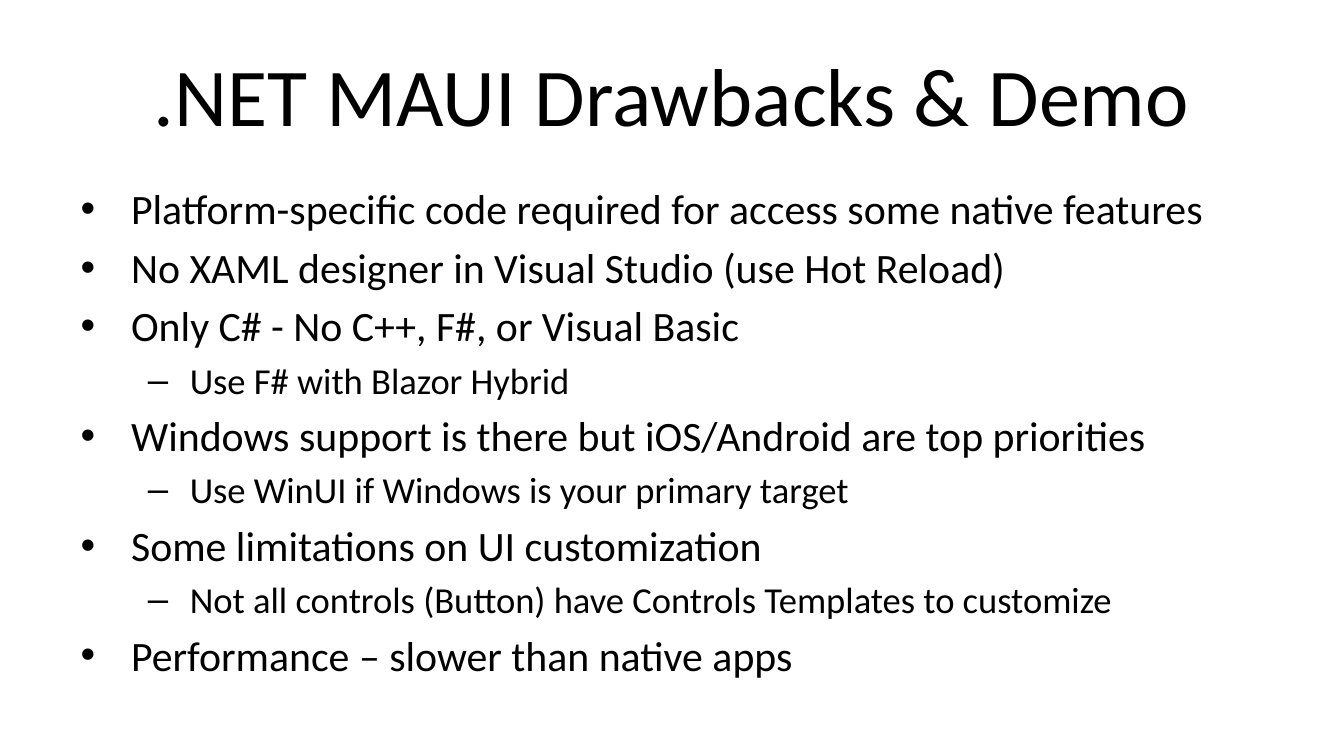
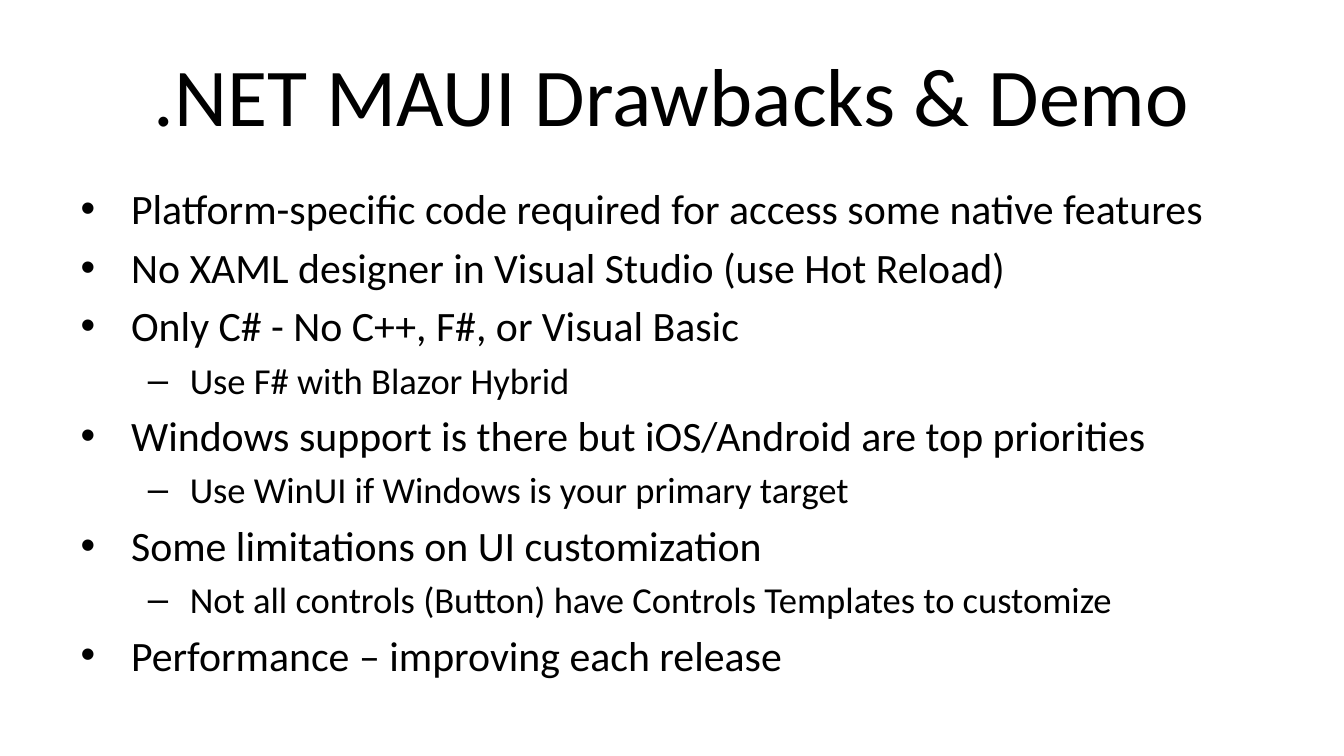
Before and after one commit to alvinashcraft/speaking, a slide deck: slide 16 of 2024/0806_VSLiveRedmond/WindowsDevOptions/VSLMSHQ24_Building a Native Windows App_AlvinAshcraft.pptx. Drawn at 1344x756 pixels with LibreOffice and Linux fonts; fonts in the diff are those of the drawing; background and template pictures are left out. Boxes give left, top, right and bottom in pixels: in the first picture for what was removed or moved away, otherwise in the second. Text is boxed around its words. In the diff, an @@ line names an element or a change of style, - is before the commit and + after.

```diff
--- a/2024/0806_VSLiveRedmond/WindowsDevOptions/VSLMSHQ24_Building a Native Windows App_AlvinAshcraft.pptx
+++ b/2024/0806_VSLiveRedmond/WindowsDevOptions/VSLMSHQ24_Building a Native Windows App_AlvinAshcraft.pptx
@@ text at [131, 642, 781, 679]: text changed @@
-• Performance – slower than native apps
+• Performance – improving each release
```
Also in this commit, not shown: 1 other slide changed.
